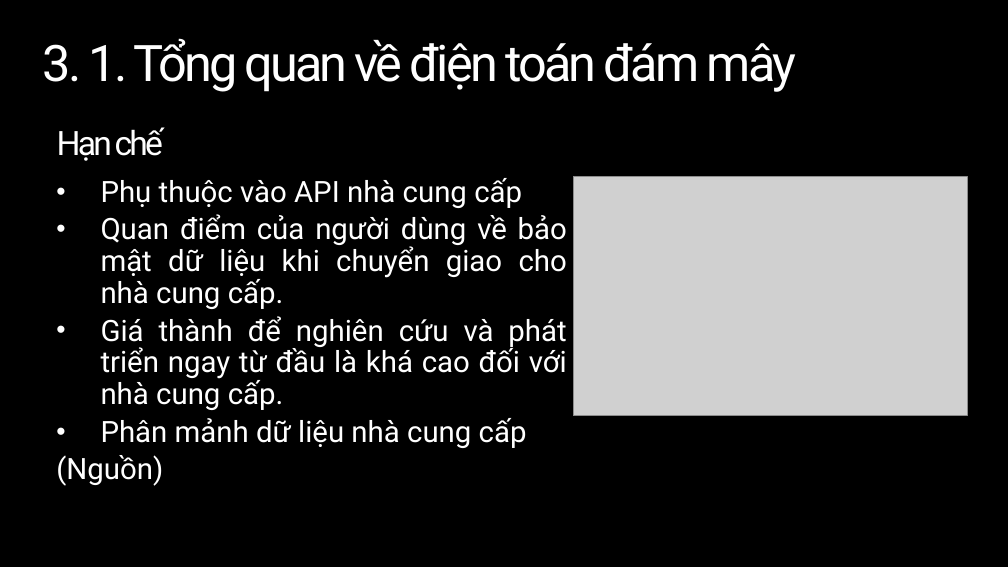
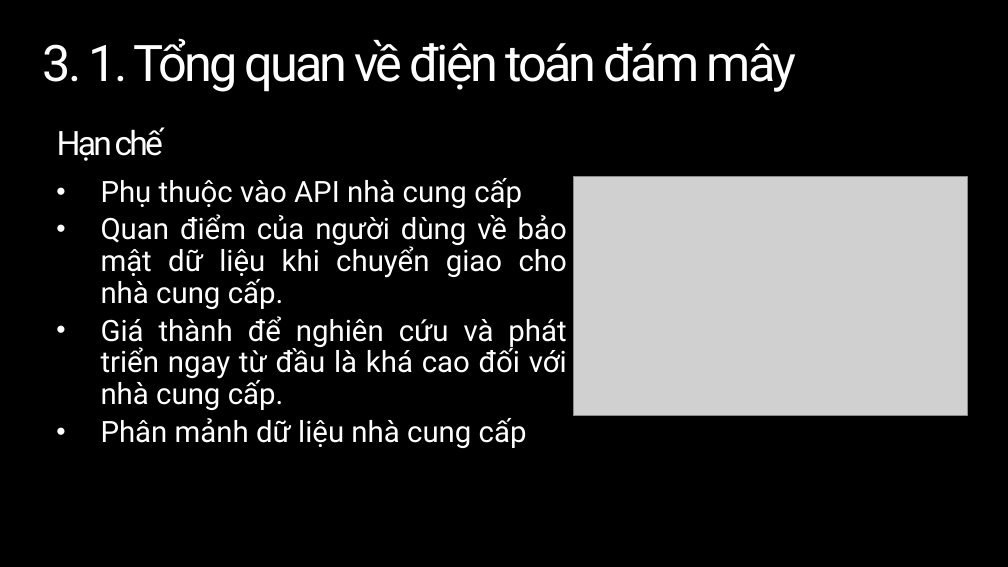
Before and after one commit to tiendv/contactbook, a slide deck: slide 10 of Project_Management/Báo cáo khóa luận/Presentation.pptx. Drawn at 1008x567 pixels with LibreOffice and Linux fonts; fonts in the diff are those of the drawing; grey boxes stand for pictures; background and template pictures are left out. Boxes give left, top, right and bottom in pixels: in the first picture for what was removed or moved away, otherwise in the second. Text is boxed around its words. In the diff, an @@ line names an element or a change of style, - is before the commit and + after.

```diff
--- a/Project_Management/Báo cáo khóa luận/Presentation.pptx
+++ b/Project_Management/Báo cáo khóa luận/Presentation.pptx
@@ text at box(56, 455, 163, 486): paragraph removed @@
-(Nguồn)
```
Also in this commit, not shown: 1 slide added, 1 slide removed.
